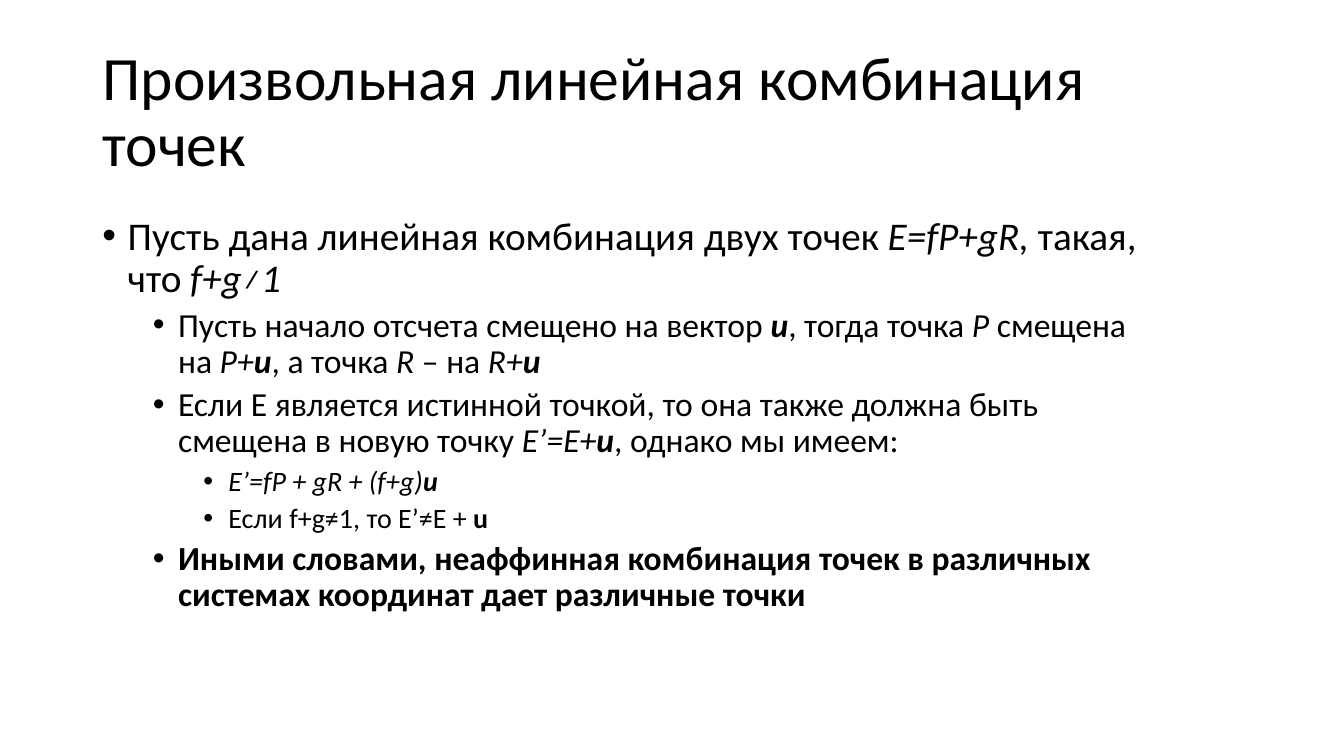
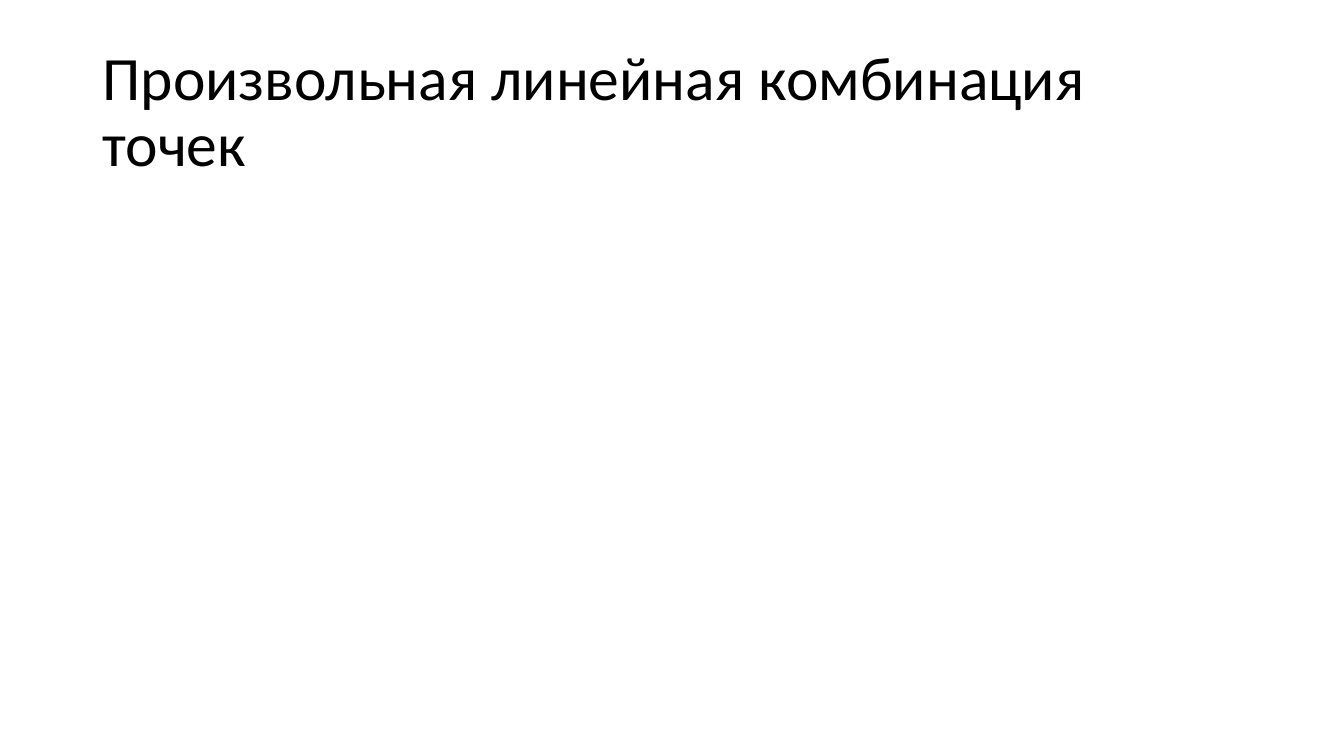
Before and after one commit to alexey-malov/cg-course, a slide deck: slide 59 of lectures/04 - Векторный анализ, трансформации и матрицы.pptx (slide 58 before the commit). Drawn at 1344x756 pixels with LibreOffice and Linux fonts; fonts in the diff are those of the drawing; grey boxes stand for pictures. Boxes give left, top, right and bottom in pixels: in the first picture for what was removed or moved away, otherwise in the second. Text is boxed around its words. In the diff, an @@ line names an element or a change of style, - is before the commit and + after.

```diff
--- a/lectures/04 - Векторный анализ, трансформации и матрицы.pptx
+++ b/lectures/04 - Векторный анализ, трансформации и матрицы.pptx
@@ text removed at <box>128,223,1137,612</box> @@
-• Пусть дана линейная комбинация двух точек E=fP+gR, такая, что f+g≠1
-  • Пусть начало отсчета смещено на вектор u, тогда точка P смещена на P+u, а точка R – на R+u
-  • Если E является истинной точкой, то она также должна быть смещена в новую точку E’=E+u, однако мы имеем:
-    • E’=fP + gR + (f+g)u
-    • Если f+g≠1, то E’≠E + u
-  • Иными словами, неаффинная комбинация точек в различных системах координат дает различные точки
```
Also in this commit, not shown: 27 other slides changed, 2 slides added, 1 slide removed, 5 other files.
